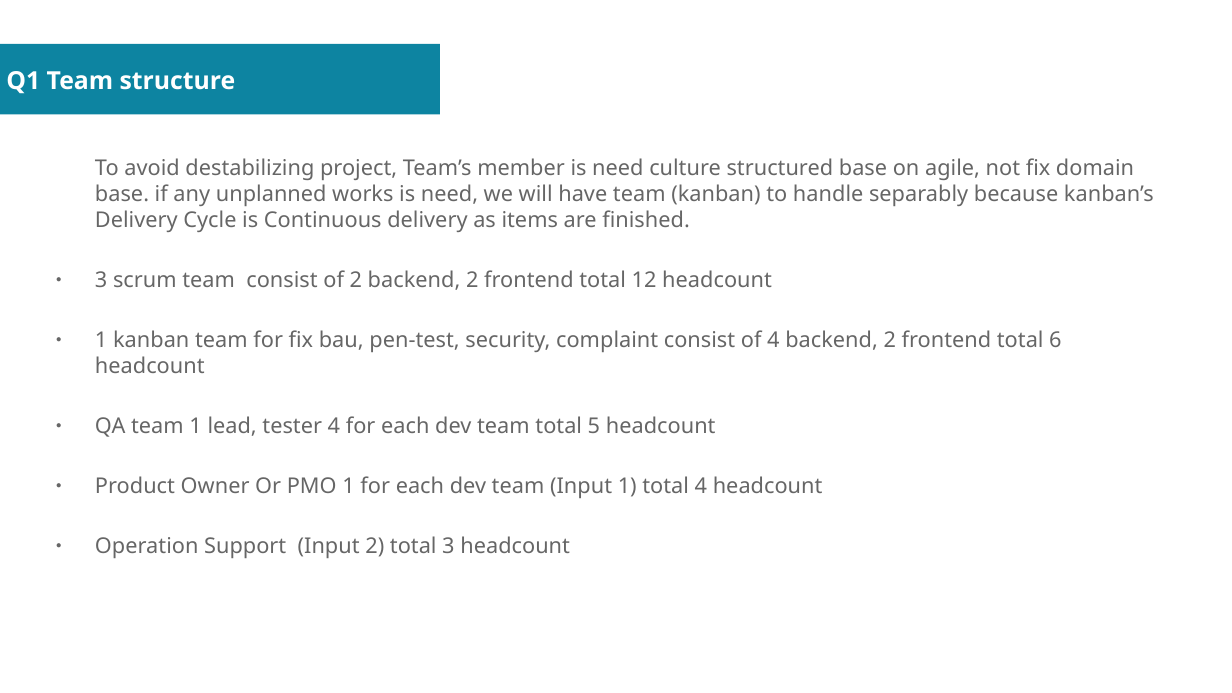
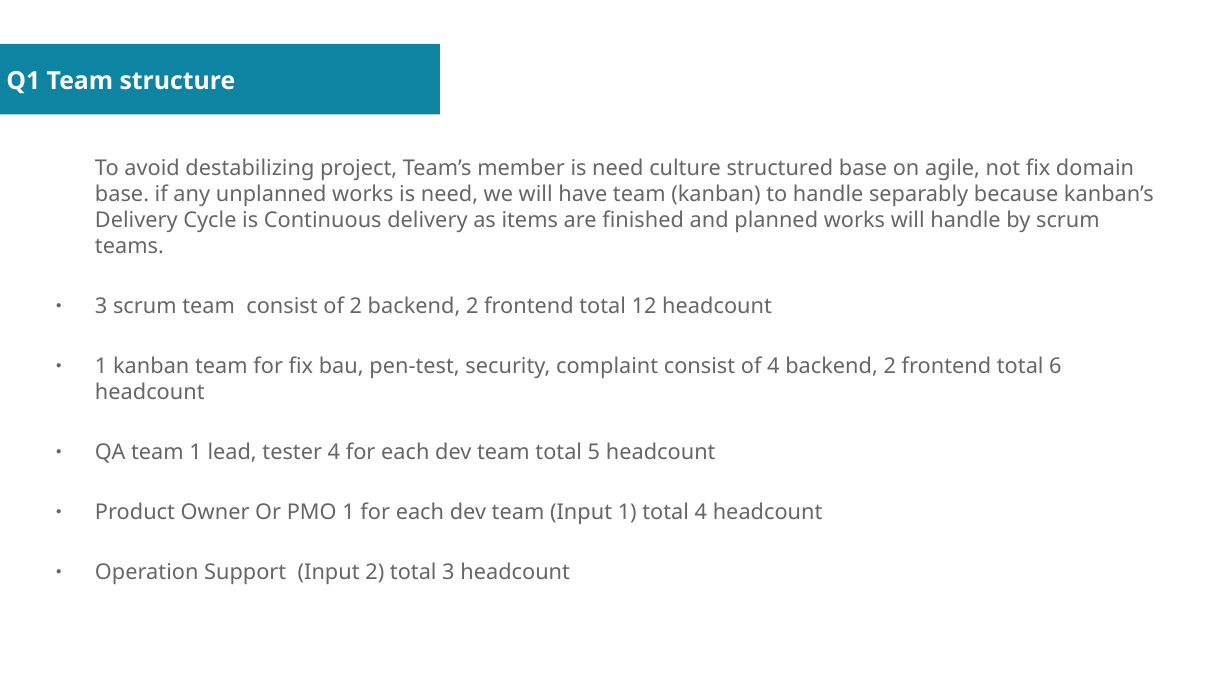
Before and after one commit to sovannotychea/ori-test, a slide deck: slide 2 of docs/01.odp. Drawn at 1232x693 pixels with LibreOffice and Linux fonts; fonts in the diff are those of the drawing. Boxes give left, top, right and bottom in pixels: in the first picture for what was removed or moved away, otherwise in the second. Text is boxed around its words. In the diff, an @@ line names an element or a change of style, - is before the commit and + after.

```diff
--- a/docs/01.odp
+++ b/docs/01.odp
@@ text at (95, 158, 1154, 253): text changed @@
-To avoid destabilizing project, Team’s member is need culture structured base on agile, not fix domain base. if any unplanned works is need, we will have team (kanban) to handle separably because kanban’s Delivery Cycle is Continuous delivery as items are finished.
+To avoid destabilizing project, Team’s member is need culture structured base on agile, not fix domain base. if any unplanned works is need, we will have team (kanban) to handle separably because kanban’s Delivery Cycle is Continuous delivery as items are finished and planned works will handle by scrum teams.
```
Also in this commit, not shown: 1 other slide changed, 3 slides added, 4 other files.
